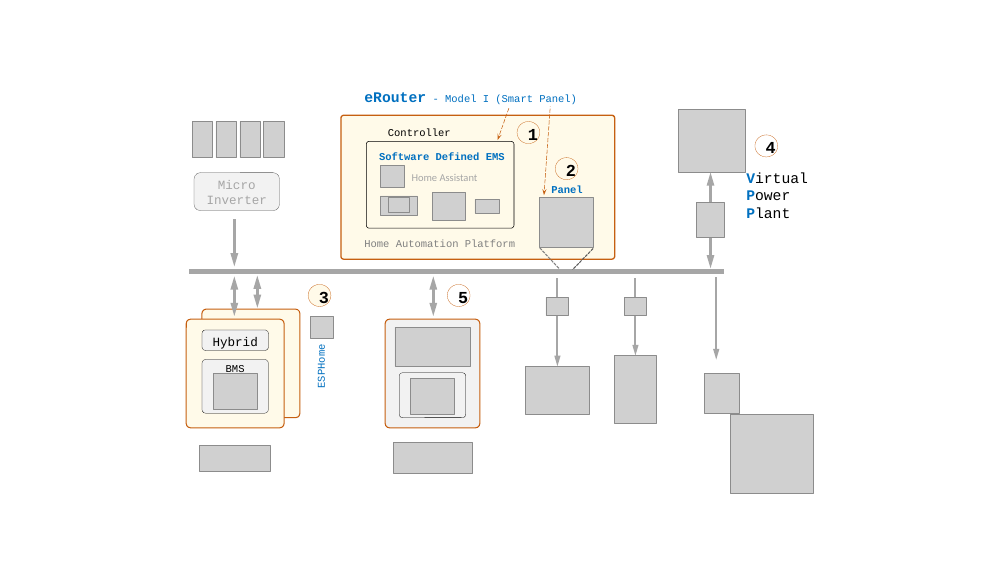
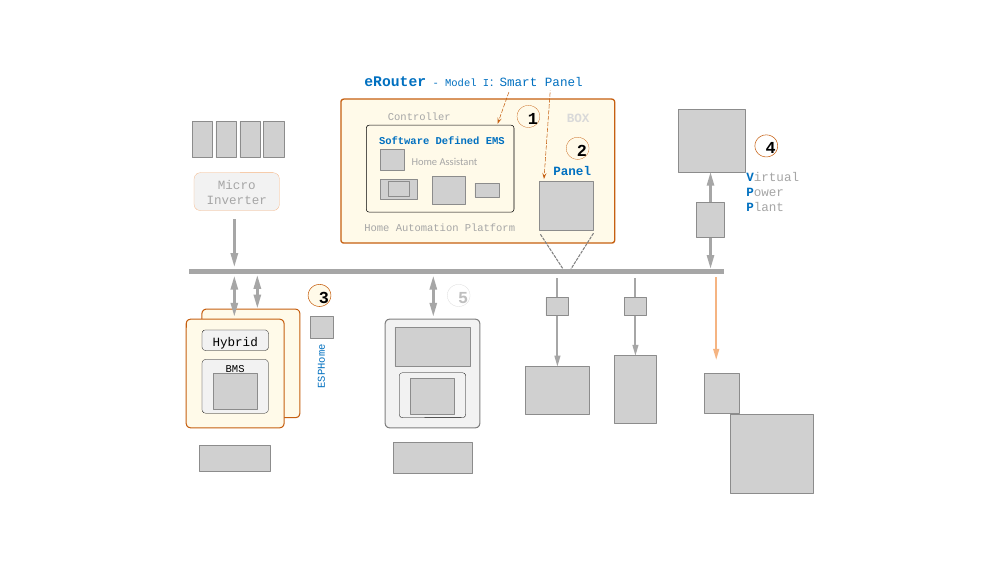
Before and after one commit to chenz16/ores, a slide deck: slide 1 of Reference_Implementation/Documents/Plan_2025.pptx. Drawn at 1008x567 pixels with LibreOffice and Linux fonts; fonts in the diff are those of the drawing; grey boxes stand for pictures; background and template pictures are left out. Boxes give left, top, right and bottom in pixels: in the first picture for what was removed or moved away, otherwise in the second. Text is boxed around its words. In the diff, an @@ line names an element or a change of style, - is before the commit and + after.

```diff
--- a/Reference_Implementation/Documents/Plan_2025.pptx
+++ b/Reference_Implementation/Documents/Plan_2025.pptx
@@ text at [364, 76, 583, 86]: text changed; size 10 to 12 pt @@
-eRouter - Model I (Smart Panel)
+eRouter - Model I：Smart Panel
@@ text "Controller" at [388, 112, 451, 120]: text colour #000000 to #A6A6A6 @@
@@ 6 pictures, 4 texts, 2 rounded rectangles, 2 arrows, 1 ellipse: place and size @@
-6 pictures, 4 texts, 2 rounded rectangles, 2 arrows, 1 ellipse at [341, 107, 615, 259]
+6 pictures, 4 texts, 2 rounded rectangles, 2 arrows, 1 ellipse at [341, 91, 615, 243]
@@ text added at [560, 102, 600, 125], 12 pt, text #D9D9D9, bold @@
+BOX
@@ ellipse "2": place and size @@
-ellipse "2" at [555, 157, 578, 179]
+ellipse "2" at [566, 138, 589, 160]
@@ ellipse "4" at [755, 135, 778, 157]: outline #C65F10 0.25 pt to #C65F10 0.5 pt @@
@@ rounded rectangle "Micro" at [194, 172, 280, 210]: outline #595959 0.25 pt to #F5B482 0.25 pt @@
@@ text "Panel": place and size @@
-text "Panel" at [551, 186, 582, 193]
+text "Panel" at [553, 166, 591, 175]
@@ text "Panel" at [553, 166, 591, 175]: size 10 to 12 pt @@
@@ text "Virtual" at [746, 172, 799, 211]: size 14 to 12 pt; text colour #000000 to #A6A6A6 in "Virtual", "Power", "Plant" @@
@@ text "Home Automation Platform" at [364, 224, 515, 231]: text colour #808080 to #A6A6A6 @@
@@ line moved from (559, 268) - (540, 248) to (563, 268) - (541, 234) @@
@@ line moved from (594, 249) - (573, 270) to (594, 233) - (571, 269) @@
@@ line (594, 233) - (571, 269): stroke #595959 1 pt dashed to #808080 1 pt dashed @@
@@ ellipse "3" at [309, 284, 331, 306]: outline #C65F10 0.25 pt to #C65F10 0.5 pt @@
@@ ellipse "5" at [448, 284, 470, 306]: text colour #000000 to #BFBFBF; outline #C65F10 0.25 pt to #D9D9D9 0.25 pt @@
@@ arrow (716, 360) - (716, 278): stroke #A6A6A6 2 pt to #F5B482 2 pt @@
@@ rounded rectangle at [386, 319, 480, 428]: outline #C65F10 1 pt to #808080 1 pt @@
```
